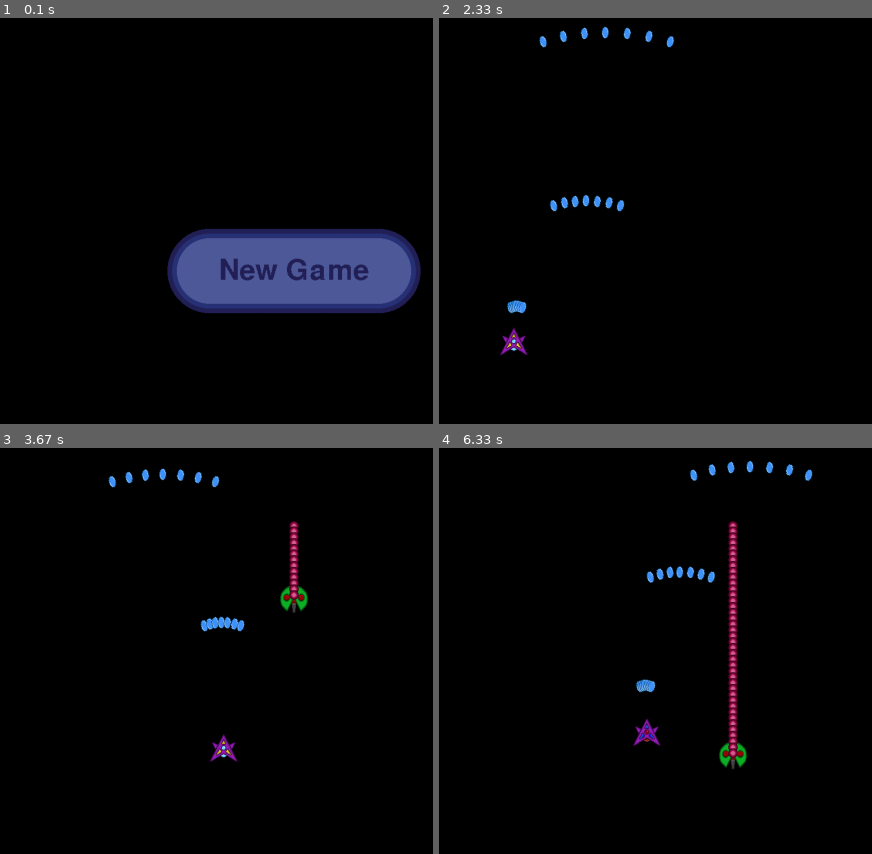
Above: before the commit, frames 1-4 (two rows, left to right).
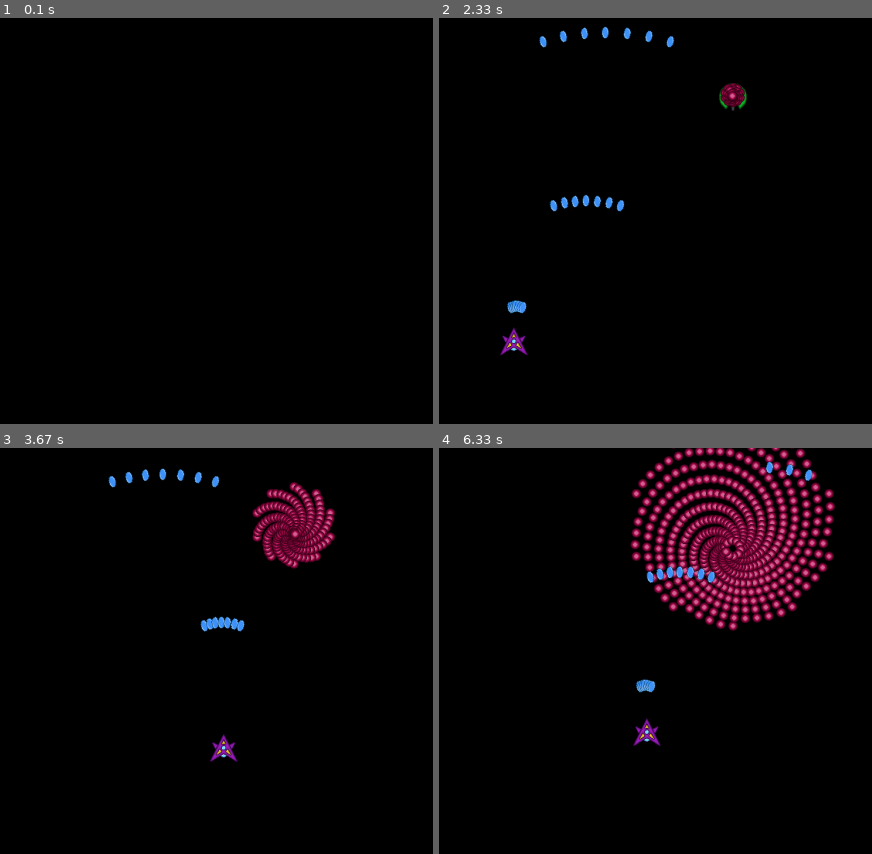
Above: after the commit, the same moments.

Repository: brendan-silva/Cosmic-bullet
Game: pygame game, started from test_level.py
Same seed, same stepped clock (60 frames per second), same inputs: the game is played once before the commit and once after it.
Inputs (mouse positions are in pixels of both pictures, inside the frame that each line leads up to):
- Up to frame 1 (0.1 s): no input
- Up to frame 2 (2.33 s): click (733, 269) at 0.38 s; tap Z at 0.67, 1.63, 1.97, 2.27 s; hold Left 1-1.53 s; hold Down 1.57-1.87 s; hold Left 1.9-2.3 s
- Up to frame 3 (3.67 s): hold Up 2.33-2.7 s; tap Z at 2.4, 2.8, 3.1, 3.47 s; hold Right 2.73-3.37 s; hold Down from 3.4 s (still down)
- Up to frame 4 (6.33 s): release Down at 3.77 s; hold Left 3.8-4.27 s; tap Z at 3.87, 4.17, 4.37, 4.67, 4.87, 5.2, 5.5, 5.7, 6, 6.27 s; hold Right 4.3-4.77 s; hold Up 4.8-5.1 s; hold Right 5.13-5.6 s; hold Left 5.63-6.17 s; hold Down from 6.2 s (still down)

The runs differ from the first frame. In frame 1, 11% of the frame differs, in the area x 38-98%, y 51-73%; in frame 2, 0.3%; in frame 3, 3.1%; in frame 4, 13%, in the area x 44-92%, y 0-80%.

Commit message:
bossenemy

Diff:
--- a/engine.py
+++ b/engine.py
@@ -458,16 +458,31 @@
         image: pygame.image,
         nextStage:str,
         hpAll:list[float]=[0],
+        timerAll:list[float]=[0],
         shotdataAll:list[list[shotdata]]=[None]
         ):
         super().__init__(transformation,image,[0,0],[0,0],hpAll[0],shotdataAll[0])
         self.hpAll=hpAll
+        self.timerAll=timerAll
+        self.timer=timerAll[0]
         self.shotdataAll=shotdataAll
-        self.bosspPhase=0
+        self.bossPhase=0
         self.nextStage=nextStage
     def update(self, dt):
+        global scene_change
         if self.hitcooldown >= 0:
             self.hitcooldown -= dt
+        self.timer -= dt
+
+        if self.timer <= 0:
+            self.bossPhase+=1
+            self.dead=False
+            if len(self.hpAll)>self.bossPhase:
+                self.hp=self.hpAll[self.bossPhase]
+                self.timer=self.timerAll[self.bossPhase]
+                self.shotdata=self.shotdataAll[self.bossPhase]
+            else:
+                scene_change=self.nextStage
         self.movement(dt)
         for x in self.shotdata:
             x.update(dt, self.transform)
@@ -477,13 +492,42 @@
         global scene_change
         enemy.checkifhit(self,Object)
         if self.dead:
-            self.bosspPhase+=1
+            self.bossPhase+=1
             self.dead=False
-        if len(self.hpAll)>self.bosspPhase:
-            self.hp=self.hpAll[self.bosspPhase]
-            self.shotdata=self.shotdataAll[self.bosspPhase]
+        if len(self.hpAll)>self.bossPhase:
+            self.hp=self.hpAll[self.bossPhase]
+            self.timer=self.timerAll[self.bossPhase]
+            self.shotdata=self.shotdataAll[self.bossPhase]
         else:
             scene_change=self.nextStage
+
+class bossSpawner(GameObject):
+    def __init__(self,
+        bossEnemy:bossenemy,
+        spawnTime:float=0,
+        spawnDelay:float=0,
+    ):
+        self.bossenemy=bossEnemy
+        self.spawntime=spawnTime
+        self.spawndelay=spawnDelay
+        self.dead = False
+        self.noenemy = False
+        self.sprite=None
+    def update(self,dt):
+        global loaded_scene
+        self.noenemy = True
+        if self.spawntime<0:
+            for i in loaded_scene.objects:
+                if isinstance(i,enemy):
+                    self.noenemy = False
+            if self.noenemy:
+                if self.spawndelay<0:
+                    spawn(self.bossenemy)
+                    self.dead = True
+                else:
+                    self.spawndelay-=dt
+        else:
+            self.spawntime-=dt
 
 class image(GameObject):
     def __init__(self,x,y,path,rot=0):
--- a/test_level.py
+++ b/test_level.py
@@ -7,11 +7,13 @@
 def stage_1() -> Scene:
     new_scene = Scene(
         Player(),
+        bossSpawner(
         bossenemy(
             Transform2D(0, 300, 0),
             pygame.image.load("Sprites/Enemy.png"),
             'stage_2',
             [10,10],
+            [1,10],
             [
                 [
                     shotdata(
@@ -40,6 +42,35 @@
                     )
                 ]
             ],
+        ),
+        10,
+        5,
+        ),
+        wavedata(
+            Transform2D(0, 300, 0),
+            pygame.image.load("Sprites/Enemy.png"),
+            [10, 180],
+            [0, 0],
+            1,
+            0.5,
+            2,
+            [0,0,0,0],
+            [0,10,0,0],
+            1,
+            [
+                shotdata(
+                    Transform2D(0, 0, 0),
+                    pygame.image.load("Sprites\Enemy Bullet 1.png"),
+                    [40, 0],
+                    [0, 0],
+                    10,
+                    0.1,
+                    0,
+                    [0, 36, 0, 0],
+                    [0, 7, 0, 0],
+                )
+            ],
+            10
         ),
     )
     return new_scene
@@ -85,4 +116,4 @@
     )
     return new_scene
 
-main('main_menu',lib={'stage_1':stage_1(),'stage_2':stage_2(),'main_menu':main_menu()})
+main('stage_1',lib={'stage_1':stage_1(),'stage_2':stage_2(),'main_menu':main_menu()})
